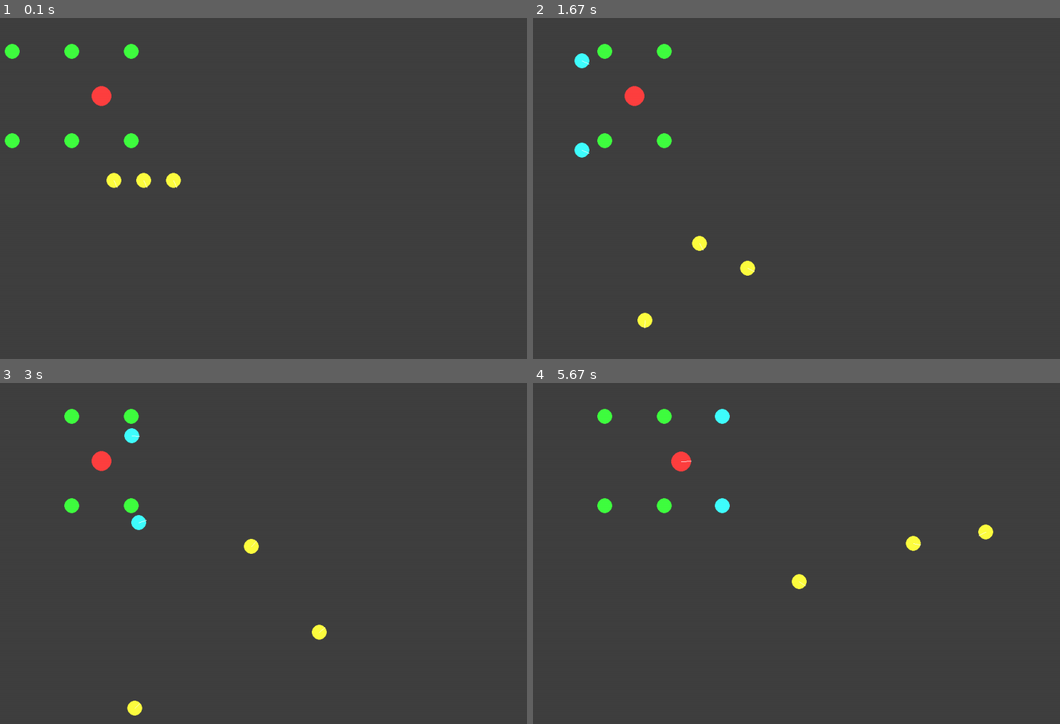
Above: before the commit, frames 1-4 (two rows, left to right).
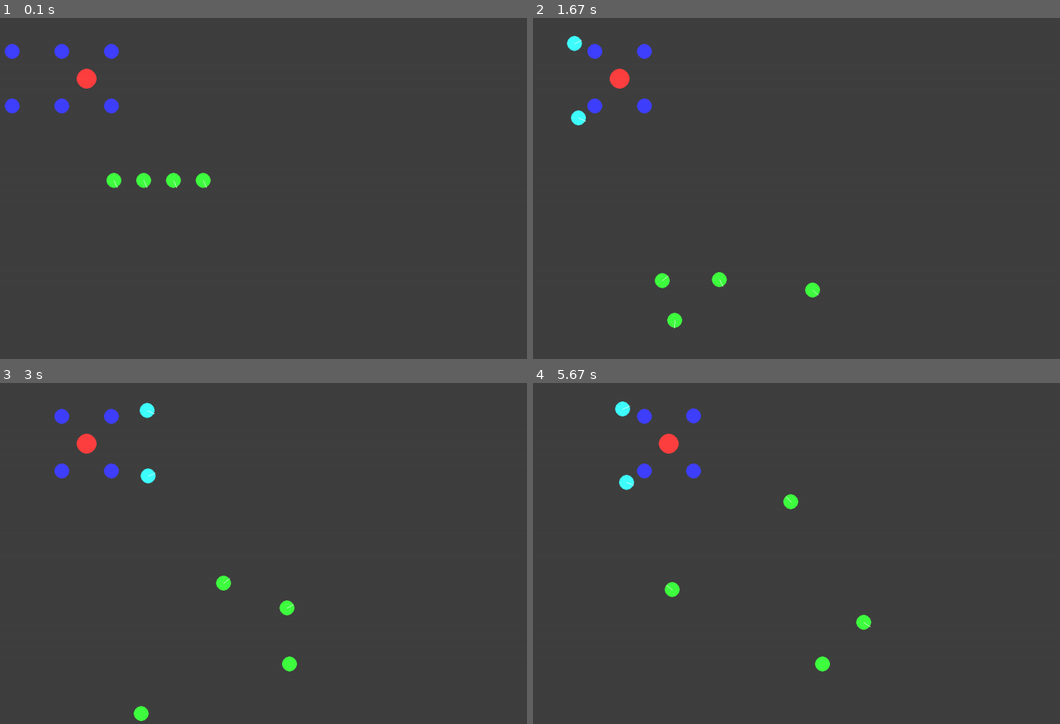
Above: after the commit, the same moments.

Repository: PierreSanson/Essaim_de_robots
Game: pygame game, started from code_2A/pygame/main.py
Two runs of this game, one before a commit and one after it. Both use one fixed random seed, a clock stepped at 60 frames per second and the inputs below.
Inputs:
- Up to frame 1 (0.1 s): no input
- Up to frame 2 (1.67 s): no input
- Up to frame 3 (3 s): no input
- Up to frame 4 (5.67 s): no input

The runs differ from the first frame. In frame 1, 1.8% of the frame differs, in the area x 0-41%, y 7-50%; in frame 2, 2.3%; in frame 3, 2.2%; in frame 4, 2.3%, in the area x 12-88%, y 5-85%.

Commit message:
small changes

Diff:
--- a/code_2A/pygame/lidarBot.py
+++ b/code_2A/pygame/lidarBot.py
@@ -7,14 +7,14 @@
 from scipy.spatial import ConvexHull
 
 class LidarBot():
-    def __init__(self, x, y, radius, room, objective, randomObjective = False, randomInterval = 10, color = (0,255,0), haveObjective = True):
+    def __init__(self, x, y, radius, room, objective, randomObjective = False, randomInterval = 10, color = (0,255,0), haveObjective = True, radiusDetection = 200, showDetails = False):
         self.room = room
         self.x = x
         self.y = y
         self.radius = radius
         self.vel2D = np.asarray([0.1,0.1])
         self.objective = objective
-        self.radiusDetection = 200
+        self.radiusDetection = radiusDetection
         self.rotationSpeed = 6
         self.speed = 3
         self.groupObj = []
@@ -36,6 +36,7 @@
         self.color = color
         self.ontoObjective = False
         self.haveObjective = haveObjective
+        self.showDetails = showDetails
         if not self.haveObjective:
             self.vel2D = np.asarray([0,0])
 
@@ -43,23 +44,40 @@
 
 
     def draw(self, win, surface1):
-
-        # Uncomment for more details about the process !
-        # pygame.draw.circle(surface1, (0,150,255, 128), (self.x, self.y), self.radiusDetection)
-        if self.mode == "circle" :
-            pygame.draw.circle(surface1, (255,0,255, 64), (self.barycenterGroupObj['x'], self.barycenterGroupObj['y']), self.groupObjRadius)
-            pygame.draw.circle(surface1, (20,20,20, 64), (self.barycenterGroupObj['x'], self.barycenterGroupObj['y']), 4)
-
-        pygame.draw.circle(win, self.color, (self.x, self.y), self.radius)
-        # if self.haveObjective:
-        #     pygame.draw.circle(win, (255,255,255), (self.objective[0], self.objective[1]), self.radius)
-        # if self.mode == "polygon":
-        #     if self.convexHullObstacles is not None:
-        #         pygame.draw.polygon(surface1, (200,50,50, 64), self.groupPolygonPoints)
-        #         pygame.draw.circle(surface1, (200,200,200, 64), (self.barycenterGroupObj['x'], self.barycenterGroupObj['y']), 4)
-        if np.linalg.norm(self.vel2D) !=0:
-            vel2DU = self.vel2D/np.linalg.norm(self.vel2D)
-            pygame.draw.line(surface1, (255,255,255), (self.x, self.y), (self.x + vel2DU[0]*self.radius, self.y + vel2DU[1]*self.radius))
+        if not self.showDetails:
+            # Uncomment for more details about the process !
+            # pygame.draw.circle(surface1, (0,150,255, 128), (self.x, self.y), self.radiusDetection)
+            if self.mode == "circle" :
+                pygame.draw.circle(surface1, (255,0,255, 64), (self.barycenterGroupObj['x'], self.barycenterGroupObj['y']), self.groupObjRadius)
+                pygame.draw.circle(surface1, (20,20,20, 64), (self.barycenterGroupObj['x'], self.barycenterGroupObj['y']), 4)
+
+            pygame.draw.circle(win, self.color, (self.x, self.y), self.radius)
+            # if self.haveObjective:
+            #     pygame.draw.circle(win, (255,255,255), (self.objective[0], self.objective[1]), self.radius)
+            # if self.mode == "polygon":
+            #     if self.convexHullObstacles is not None:
+            #         pygame.draw.polygon(surface1, (200,50,50, 64), self.groupPolygonPoints)
+            #         pygame.draw.circle(surface1, (200,200,200, 64), (self.barycenterGroupObj['x'], self.barycenterGroupObj['y']), 4)
+            if np.linalg.norm(self.vel2D) !=0:
+                vel2DU = self.vel2D/np.linalg.norm(self.vel2D)
+                pygame.draw.line(surface1, (255,255,255), (self.x, self.y), (self.x + vel2DU[0]*self.radius, self.y + vel2DU[1]*self.radius))
+        else:
+            # Uncomment for more details about the process !
+            pygame.draw.circle(surface1, (0,150,255, 128), (self.x, self.y), self.radiusDetection)
+            if self.mode == "circle" :
+                pygame.draw.circle(surface1, (255,0,255, 64), (self.barycenterGroupObj['x'], self.barycenterGroupObj['y']), self.groupObjRadius)
+                pygame.draw.circle(surface1, (20,20,20, 64), (self.barycenterGroupObj['x'], self.barycenterGroupObj['y']), 4)
+
+            pygame.draw.circle(win, self.color, (self.x, self.y), self.radius)
+            if self.haveObjective:
+                pygame.draw.circle(win, (255,255,255), (self.objective[0], self.objective[1]), self.radius)
+            if self.mode == "polygon":
+                if self.convexHullObstacles is not None:
+                    pygame.draw.polygon(surface1, (200,50,50, 64), self.groupPolygonPoints)
+                    pygame.draw.circle(surface1, (200,200,200, 64), (self.barycenterGroupObj['x'], self.barycenterGroupObj['y']), 4)
+            if np.linalg.norm(self.vel2D) !=0:
+                vel2DU = self.vel2D/np.linalg.norm(self.vel2D)
+                pygame.draw.line(surface1, (255,255,255), (self.x, self.y), (self.x + vel2DU[0]*self.radius, self.y + vel2DU[1]*self.radius))
 
 
 
@@ -190,7 +208,7 @@
         distObjective = distObjList(self, self.objective)
         if distObjective < 40*self.speed/self.rotationSpeed + self.radius*2:
             self.ontoObjectiveCoeff = distObjective/((40*self.speed/self.rotationSpeed)**(1.1))
-            if distObjective < 3:
+            if distObjective < 0.1:
                 self.ontoObjective = True
                 self.haveObjective = False
                 self.vel2D = np.asarray([0,0])
--- a/code_2A/pygame/main.py
+++ b/code_2A/pygame/main.py
@@ -36,25 +36,23 @@
 
 def scenario():
     nbRefPointBots = 6
-    distRefPointBots = [120, 180]
+    distRefPointBots = [100, 110]
     refPointBots = []
-    nbSteps = 6
+    nbSteps = 10
     objectives = [[None for i in range(nbRefPointBots)] for j in range(nbSteps)]
     for i in range(nbRefPointBots):
-        refPointBots.append(lb.LidarBot(100 + (i//2)*distRefPointBots[0], 100 + (i%2)*distRefPointBots[1] , radius, room, objective=None, haveObjective=False))
+        refPointBots.append(lb.LidarBot(100 + (i//2)*distRefPointBots[0], 100 + (i%2)*distRefPointBots[1] , radius, room,color=(0,0,255), objective=None, haveObjective=False))
 
     for j in range (nbSteps):
         for i in range(nbRefPointBots):
-            print((j%(nbRefPointBots//2)), i//2)
             if j%(nbRefPointBots//2) == i//2:
-                print('obj def!')
                 objectives[j][i] = (100 + (nbRefPointBots//2)*distRefPointBots[0] + j*distRefPointBots[0],
                      100 + (i%2)*distRefPointBots[1])
 
 
     room.addObjects(refPointBots)
     measurerBot = lb.LidarBot(100 + 3*distRefPointBots[0]/2, 100 + distRefPointBots[1]/2 , 20, room, color =(255, 0, 0), objective=None, haveObjective=False)
-    lidarBots = [lb.LidarBot(300 + 60*i,  350 , radius, room, [300 + 60*i, 700], randomObjective = True, randomInterval =1, color=(255, 255, 0)) for i in range(3)]
+    lidarBots = [lb.LidarBot(300 + 60*i,  350 , radius, room, [300 + 60*i, 700], randomObjective = True, randomInterval =1, color=(0, 255, 0)) for i in range(4)]
     room.addObjects(lidarBots)
     room.addObjects([measurerBot])
 
@@ -62,19 +60,62 @@
     run = True
     t = 0
 
+    robotsWithObj = []
+    checkedRobotWithObj = True
+    init = False
+    step = 0
+    moveMeasuringBot = False
     while run:
 
-        for j in range(nbSteps):
-            if t == 60 + j*500:
-                for i in range(nbRefPointBots):
-                    if objectives[j][i] != None:
-                        print(objectives[0][i])
-                        room.objects[i].defineObjective(objectives[j][i])
-                        room.objects[i].color = (0,255,255)
-                    else :
-                        room.objects[i].color = (0,255,0)
-            if t == 60 + 250 +500*j:
-                room.objects[-1].defineObjective((100 + 3*distRefPointBots[0]/2 + distRefPointBots[0]*(j+1), 100 + distRefPointBots[1]/2))
+        if t == 60:
+            for i in range(nbRefPointBots):
+                if objectives[0][i] != None:
+                    room.objects[i].defineObjective(objectives[0][i])
+                    room.objects[i].color = (0,255,255)
+                    robotsWithObj.append(room.objects[i])
+                else :
+                    room.objects[i].color = (0,0,255)
+            init = True
+            step+=1
+            moveMeasuringBot = True
+
+        if init and step < nbSteps:
+            checkedRobotWithObj = True
+
+            for robot in robotsWithObj:
+                if not robot.ontoObjective:
+                    checkedRobotWithObj = False
+                elif robot.color == (0,255,255) :
+                    robot.color = (0,0,255)
+            if checkedRobotWithObj:
+                robotsWithObj = []
+                if moveMeasuringBot:
+                    robotsWithObj.append(room.objects[-1])
+                    room.objects[-1].defineObjective((100 + 3*distRefPointBots[0]/2 + distRefPointBots[0]*(step), 100 + distRefPointBots[1]/2))
+                    moveMeasuringBot = False
+                else :
+                    for i in range(nbRefPointBots):
+                        if objectives[step][i] != None:
+                            room.objects[i].defineObjective(objectives[step][i])
+                            if not room.objects[i].ontoObjective:
+                                room.objects[i].color = (0,255,255)
+                            robotsWithObj.append(room.objects[i])
+                        else :
+                            room.objects[i].color = (0,0,255)
+                    moveMeasuringBot = True
+                    step+=1
+
+
+        # for j in range(nbSteps):
+        #     if t == 60 + j*500:
+        #         for i in range(nbRefPointBots):
+        #             if objectives[j][i] != None:
+        #                 room.objects[i].defineObjective(objectives[j][i])
+        #                 room.objects[i].color = (0,255,255)
+        #             else :
+        #                 room.objects[i].color = (0,0,255)
+        #     if t == 60 + 250 +500*j:
+        #         room.objects[-1].defineObjective((100 + 3*distRefPointBots[0]/2 + distRefPointBots[0]*(j+1), 100 + distRefPointBots[1]/2))
 
 
         clock.tick(hz)
@@ -100,7 +141,7 @@
         room.addObjects(lidarBots)
 
     elif nb == 2 :
-        lidarBots = [lb.LidarBot(x+350, y +300 + i*50 , radius, room, [x + 1100, y + 50 + i*50], randomObjective = False) for i in range(1)]
+        lidarBots = [lb.LidarBot(x+350, y +300 + i*50 , radius, room, [x + 1100, y + 50 + i*50], randomObjective = False, radiusDetection=400) for i in range(1)]
         obstacles = [lb.Obstacle(x+ 300 +50*i , y , 20, room) for i in range(6)]
         obstacles2 = [lb.Obstacle(x+ 300 +50*i , y+450 , 20, room) for i in range(6)]
         obstacles3 = [lb.Obstacle(x+ 600 , y+i*50, 20, room) for i in range(10)]
@@ -108,7 +149,7 @@
         room.addObjects(lidarBots + obstacles + obstacles2 + obstacles3)
 
     elif nb == 3 :
-        lidarBot = lb.LidarBot(x, y , radius, room, [x + 1150, y+650])
+        lidarBot = lb.LidarBot(x, y , radius, room, [x + 1150, y+650], showDetails = True)
         # lidarBot2 = lb.LidarBot(x+1150, y +650, radius, room, [x, y+100])
         # lidarBot3 = lb.LidarBot(x+1150, y +100, radius, room, [x, y+650])
         # lidarBot4 = lb.LidarBot(x, y +650, radius, room, [x + 1150, y+100])
@@ -140,6 +181,20 @@
 
             room.addObjects(obstacles + obstacles2 + obstacles3)
         room.addObjects(lidarBots)
+
+    run = True
+    while run:
+        clock.tick(hz)
+        redrawGameWindow(win, surface1)
+        for event in pygame.event.get():
+            if event.type == pygame.QUIT:
+                run = False
+
+        for obj in room.objects:
+            if isinstance(obj, lb.LidarBot) or (isinstance(obj, lb.Obstacle) and obj.movable):
+                obj.move(surface1)
+        win.blit(surface1, (0,0))
+        pygame.display.update()
 
 
 
@@ -156,22 +211,10 @@
 
 
 if __name__ == "__main__":
-    # demos(1)
+    # demos(3)
+    # demos(2)
     scenario()
 
-    # run = True
-    # while run:
-    #     clock.tick(hz)
-    #     redrawGameWindow(win, surface1)
-    #     for event in pygame.event.get():
-    #         if event.type == pygame.QUIT:
-    #             run = False
-
-    #     for obj in room.objects:
-    #         if isinstance(obj, lb.LidarBot) or (isinstance(obj, lb.Obstacle) and obj.movable):
-    #             obj.move(surface1)
-    #     win.blit(surface1, (0,0))
-    #     pygame.display.update()
 
 
 
